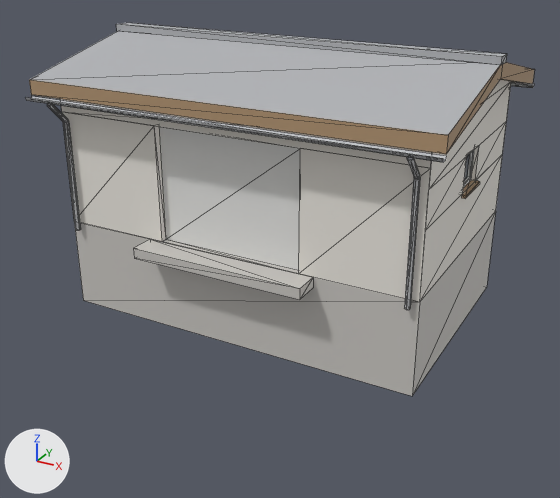
What one commit did to the glTF model app/assets/models/buildings/garage_m.glb.
The view is the same before and after, from a 50 mm camera at (6.26, -11.72, 5.26) aimed at (-0.02, -0.3, -0.45). Lighting does not change. The marker at lower left points along +X, +Y and +Z. The first picture is the older version. Mesh edges are drawn as thin lines. Vertices at exactly the same position are counted once.

Script lines for the objects in view, before the commit:
```python
me_garage_m = bpy.data.meshes.new('garage_m')
me_garage_m.from_pydata(...)  # 198 vertices, 284 faces; spans x -3.57..3.57, y -2.58..2.58, z -1.5..3.29
# faces by material slot: [16, 2, 2, 172, 32, 16, 18, 26]
me_garage_m.materials.append(mat_frame)  # white #f7f7f5
me_garage_m.materials.append(mat_garage)  # white #e7e7e5
me_garage_m.materials.append(mat_glass)  # greyish blue #505961
me_garage_m.materials.append(mat_metal)  # light grey #c4c5c8
me_garage_m.materials.append(mat_plaster)  # white #efebe3
me_garage_m.materials.append(mat_sheet)  # grey #b3b5b8
me_garage_m.materials.append(mat_stone)  # light grey #cbc8c4
me_garage_m.materials.append(mat_wood)  # beige #b39573
# before: 170 (-3.25, -2.1, -1.5) at pixel (83, 300), 171 (3.25, -2.1, -1.5) at pixel (412, 396), 180 (3.25, 2.1, -1.5) at pixel (486, 287), 181 (-3.25, 2.1, -1.5)
ob_garage_m = bpy.data.objects.new('garage_m', me_garage_m)
ob_garage_m.location = (0.0, 0.0, 0.0)
```
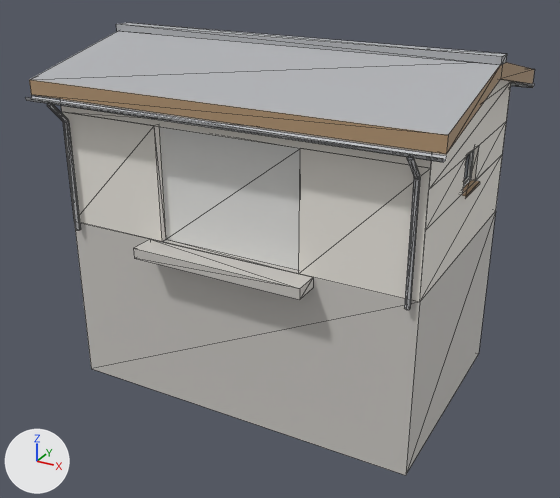
What changed in the scene script:
```text
Change me_garage_m:
    used by ob_garage_m; location = (0.0, 0.0, 0.0)
    verts and faces of me_garage_m; kept vertices keep their numbers, new ones are numbered from 198
    remove me_garage_m.from_pydata(...)  # 198 vertices, 284 faces; spans x -3.57..3.57, y -2.58..2.58, z -1.5..3.29
    add me_garage_m.from_pydata(...)  # 194 vertices, 278 faces; spans x -3.57..3.57, y -2.58..2.58, z -3.0..3.29
    me_garage_m part 1
    add for i in [170, 171, 180, 181]: verts[i] += (0.0, 0.0, -1.5)
    other edits to the shape of me_garage_m do not show in these pictures
```

Pixel boxes (x1, y1, x2, y2) of what changed, in the pictures (560 x 498 px; the box of a moved part takes in the faces that stretch with it):
'garage_m', reshaped (21% taller): before (26, 23, 535, 396); after (26, 23, 535, 475)
part 1 of me_garage_m, moved or reshaped: before (74, 211, 496, 396); after (74, 211, 496, 475)
